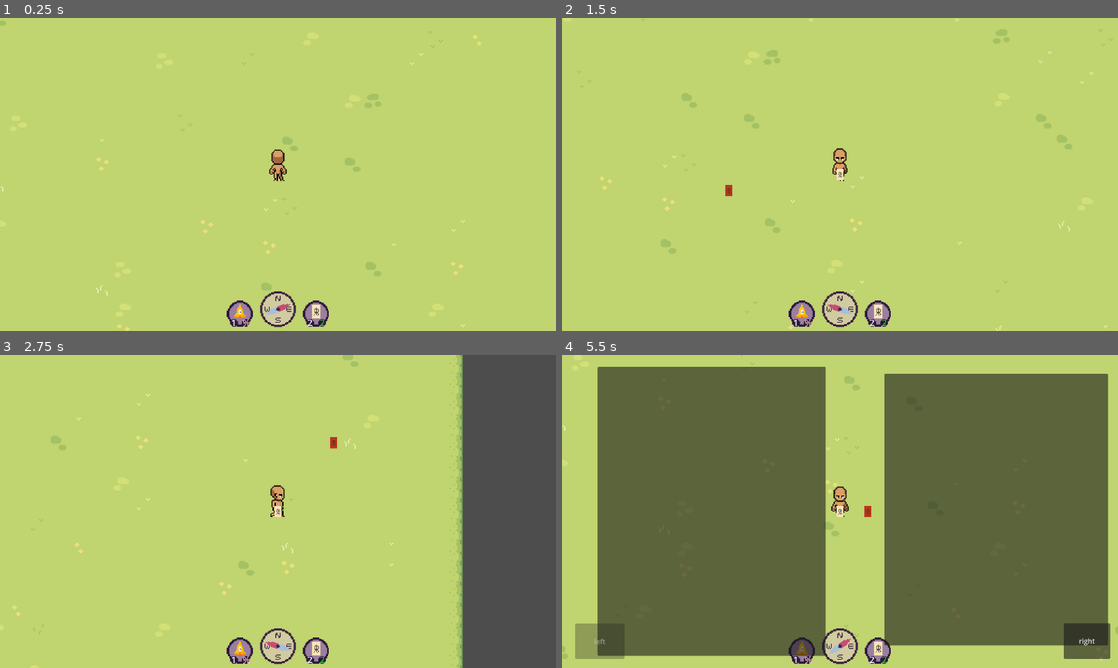
Above: before the commit, frames 1-4 (two rows, left to right).
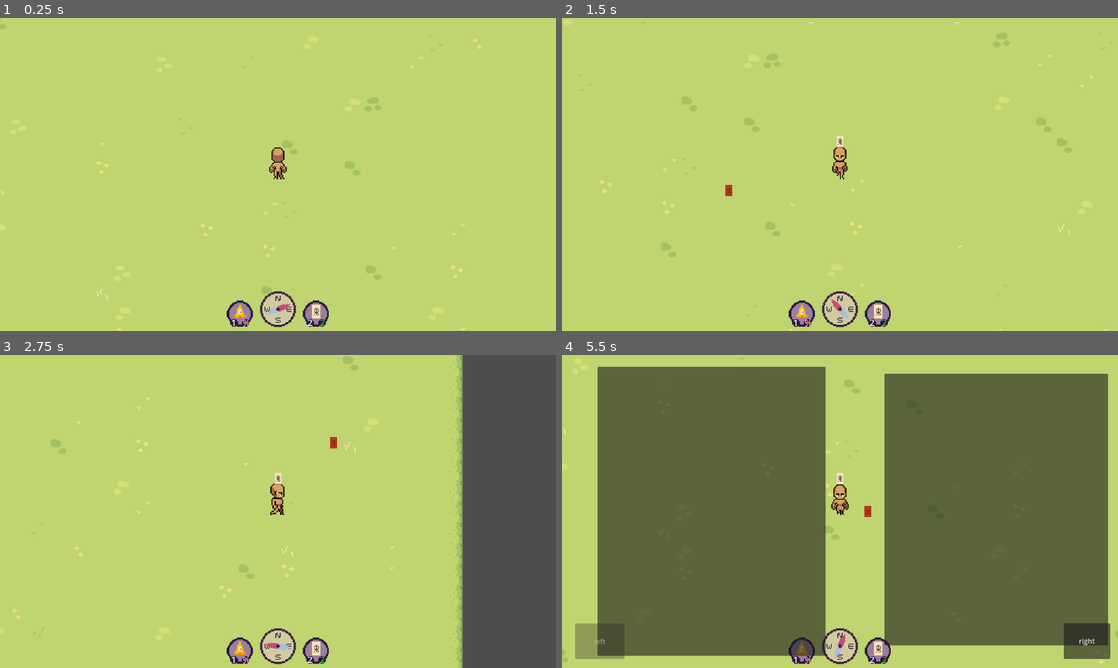
Above: after the commit, the same moments.

Repository: FennecKii/Pixel-Game-Jam-2025
Game: Godot game, scene res://Maps/Map 1/map_1.tscn
Same seed, same stepped clock (60 frames per second), same inputs: the game is played once before the commit and once after it. The project has no main scene, so this scene is started directly.
Inputs (mouse positions are in pixels of both pictures, inside the frame that each line leads up to):
- Up to frame 1 (0.25 s): no input
- Up to frame 2 (1.5 s): hold D (Right) 0.53-1.28 s; tap 1 (Equip Bell) at 0.6 s; move the mouse to (728, 190) at 1.27 s; hold S (Down) from 1.28 s (still down); tap 2 (Equip Ofuda) at 1.35 s
- Up to frame 3 (2.75 s): move the mouse to (333, 442) at 2.02 s; release S (Down) at 2.03 s; hold D (Right) from 2.03 s (still down); tap E (Interact) at 2.1 s
- Up to frame 4 (5.5 s): move the mouse to (812, 574) at 2.77 s; release D (Right) at 2.78 s; hold W (Up) 2.78-3.53 s; click (812, 574) at 2.85 s; move the mouse to (1006, 558) at 3.52 s; hold A (Left) 3.53-5.03 s; tap J (toggle_journal) at 3.6 s; move the mouse to (673, 464) at 4.27 s; tap 1 (Equip Bell) at 4.35 s; move the mouse to (867, 511) at 5.02 s; hold S (Down) from 5.03 s (still down); tap 2 (Equip Ofuda) at 5.1 s

The runs differ from the first frame. In frame 1, 0.8% of the frame differs, in the area x 0-87%, y 0-100%; in frame 2, 1.1%, in the area x 2-99%, y 0-100%; in frame 3, 1.1%; in frame 4, 0.6%.

Commit message:
y sort for player and ghost
- Z index changes

Diff:
--- a/Ghosts/Yuki-Onna/yuki_onna.tscn
+++ b/Ghosts/Yuki-Onna/yuki_onna.tscn
@@ -136,7 +136,7 @@
 }]
 
 [sub_resource type="CircleShape2D" id="CircleShape2D_kcmps"]
-radius = 8.0
+radius = 7.61052
 
 [sub_resource type="Animation" id="Animation_n61th"]
 length = 0.001
@@ -337,20 +337,21 @@
 transitions = ["Idle", "Death", SubResource("AnimationNodeStateMachineTransition_n61th"), "Walk", "Death", SubResource( …(268 unchanged characters)…
 
 [node name="Yuki-Onna" type="CharacterBody2D" groups=["Ghost"]]
+y_sort_enabled = true
 collision_layer = 2
 collision_mask = 4
 script = ExtResource("1_fksj7")
 
 [node name="AnimatedSprite2D" type="AnimatedSprite2D" parent="."]
-position = Vector2(-1, -64)
 scale = Vector2(2.5, 2.5)
 sprite_frames = SubResource("SpriteFrames_bg4m4")
 animation = &"idle"
 autoplay = "idle"
+offset = Vector2(0, -28)
 metadata/_edit_group_ = true
 
 [node name="CollisionShape2D" type="CollisionShape2D" parent="."]
-position = Vector2(0, 4.76837e-07)
+position = Vector2(0, -10)
 scale = Vector2(2.5, 2.5)
 shape = SubResource("CircleShape2D_kcmps")
 metadata/_edit_group_ = true
--- a/Globals/Components/spawner_component.gd
+++ b/Globals/Components/spawner_component.gd
@@ -2,6 +2,7 @@
 extends Node2D
 
 @export var spawn_regions: Array[SpawnerRect2D]
+@export var world_objects: Node2D
 
 @onready var root_node: Node2D = get_tree().get_root().get_node("Map")
 @onready var spawn_regions_group: Array[Node] = get_tree().get_nodes_in_group("spawn regions")
@@ -22,5 +23,7 @@
 	var position_variation: Vector2 = Vector2(randf_range(0, spawn_region.rect_size.x), randf_range(0, spawn_region.rect_size.y))
 	ghost_instance.global_position = spawn_region.global_position + position_variation
 	#ghost_instance.visible = false
-	if root_node != null:
+	if world_objects:
+		world_objects.add_child(ghost_instance)
+	elif root_node:
 		root_node.add_child(ghost_instance)
--- a/Maps/Map 1/map_1.tscn
+++ b/Maps/Map 1/map_1.tscn
@@ -11,13 +11,18 @@
 script = ExtResource("1_082kc")
 spawner_component = NodePath("SpawnerComponent")
 
-[node name="SpawnerComponent" parent="." instance=ExtResource("2_yi8h1")]
+[node name="SpawnerComponent" parent="." node_paths=PackedStringArray("world_objects") instance=ExtResource("2_yi8h1")]
+world_objects = NodePath("../World Objects")
 
 [node name="Ground" parent="." instance=ExtResource("1_gk4et")]
+z_index = -1
 scale = Vector2(3, 3)
 tile_map_data = PackedByteArray("AAAHAAUAAAABAAEAAAAHAAQAAAABAAEAAAAHAAMAAAABAAEAAAAHAAIAAAABAAEAAAAHAAEAAAABAAEAAAAHAA …(36016 unchanged characters)…
 
-[node name="Player" parent="." instance=ExtResource("2_njmqy")]
+[node name="World Objects" type="Node2D" parent="."]
+y_sort_enabled = true
+
+[node name="Player" parent="World Objects" instance=ExtResource("2_njmqy")]
 
 [node name="Spawn Regions" type="Node2D" parent="."]
 
--- a/Player/player.tscn
+++ b/Player/player.tscn
@@ -256,7 +256,7 @@
 }]
 
 [sub_resource type="CircleShape2D" id="CircleShape2D_vtle1"]
-radius = 5.67646
+radius = 5.21536
 
 [sub_resource type="Animation" id="Animation_od3ui"]
 length = 0.001
@@ -551,19 +551,20 @@
 radius = 98.1275
 
 [node name="Player" type="CharacterBody2D"]
+y_sort_enabled = true
 collision_mask = 8
 script = ExtResource("1_vtle1")
 
 [node name="AnimatedSprite2D" type="AnimatedSprite2D" parent="."]
-position = Vector2(0, -25)
 scale = Vector2(2.5, 2.5)
 sprite_frames = SubResource("SpriteFrames_6pogt")
 animation = &"idle_down"
 autoplay = "idle_down"
+offset = Vector2(0, -15)
 metadata/_edit_group_ = true
 
 [node name="CollisionShape2D" type="CollisionShape2D" parent="."]
-position = Vector2(0, 9.53674e-07)
+position = Vector2(0, -8)
 scale = Vector2(2.5, 2.5)
 shape = SubResource("CircleShape2D_vtle1")
 metadata/_edit_group_ = true
@@ -582,6 +583,8 @@
 parameters/Walk/blend_position = Vector2(0, 0)
 
 [node name="Items" type="Node2D" parent="."]
+z_index = 1
+position = Vector2(0, -84)
 
 [node name="Bell" parent="Items" instance=ExtResource("8_00tjw")]
 unique_name_in_owner = true
@@ -613,6 +616,7 @@
 vertical_alignment = 1
 
 [node name="Detection" type="Area2D" parent="."]
+position = Vector2(0, -8)
 collision_layer = 4
 collision_mask = 2
 
@@ -620,9 +624,9 @@
 shape = SubResource("CircleShape2D_od3ui")
 
 [node name="Camera2D" type="Camera2D" parent="."]
+position = Vector2(0, -8)
 
 [node name="HUD" parent="Camera2D" instance=ExtResource("8_od3ui")]
-z_index = 1
 offset_left = -640.0
 offset_top = -360.0
 offset_right = -640.0
@@ -631,6 +635,7 @@
 metadata/_edit_use_anchors_ = true
 
 [node name="Ofuda Radius" type="Area2D" parent="."]
+position = Vector2(0, -8)
 collision_layer = 32768
 collision_mask = 32768
 
--- a/UI/HUD.tscn
+++ b/UI/HUD.tscn
@@ -7,6 +7,7 @@
 [ext_resource type="StyleBox" uid="uid://rpj38y4qwvue" path="res://Resources/item_container_stylebox.tres" id="4_gppie"]
 
 [node name="HUD" type="Control"]
+z_index = 1
 layout_mode = 3
 anchors_preset = 15
 anchor_right = 1.0
@@ -23,6 +24,7 @@
 scale = Vector2(1.25, 1.25)
 
 [node name="Bell" parent="Items" instance=ExtResource("3_uk570")]
+z_index = 1
 position = Vector2(-70, 0)
 display_item = true
 
@@ -52,6 +54,7 @@
 text = "%"
 
 [node name="Ofuda" parent="Items" instance=ExtResource("4_f2wx0")]
+z_index = 1
 position = Vector2(70, 0)
 display_item = true
 
